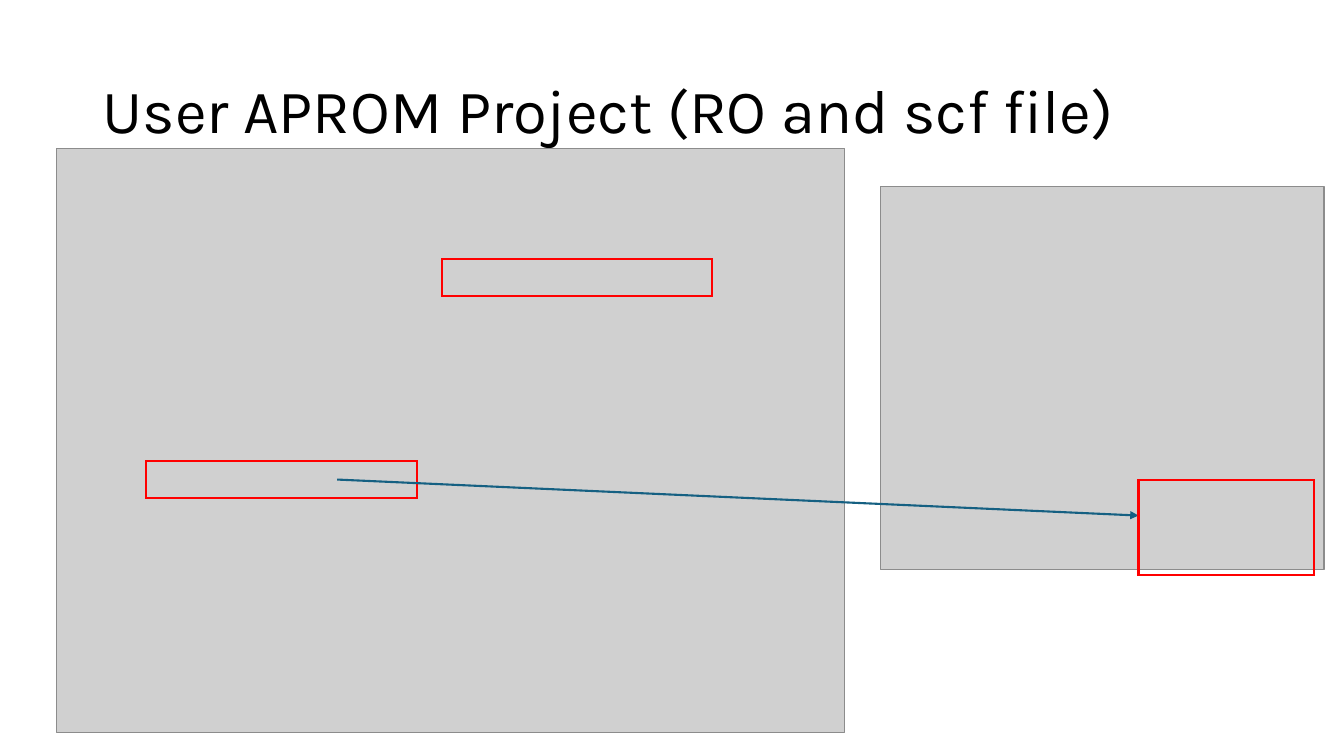
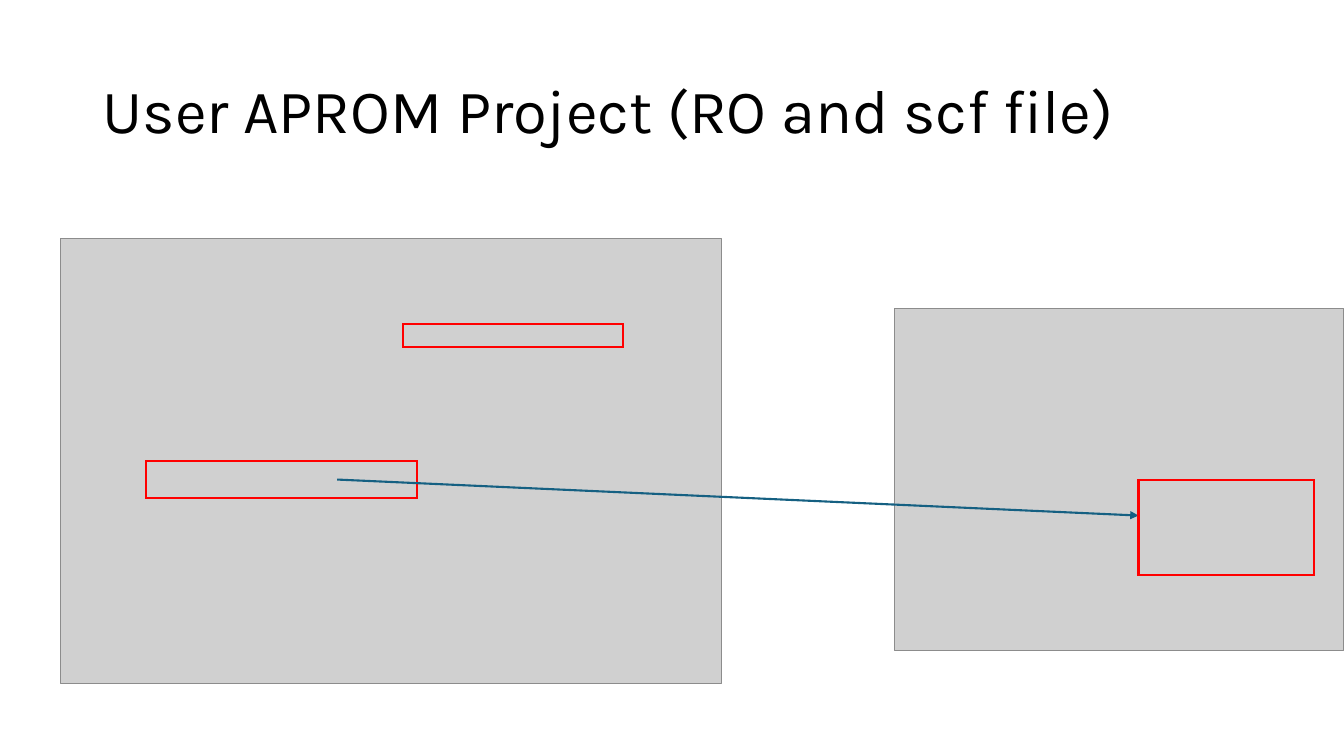
Before and after one commit to Jen-Chih-Liu/m2u51_aes_xom_boot, a slide deck: slide 7 of m2u54 aes boot.pptx. Drawn at 1344x756 pixels with LibreOffice and Linux fonts; fonts in the diff are those of the drawing; grey boxes stand for pictures. Boxes give left, top, right and bottom in pixels: in the first picture for what was removed or moved away, otherwise in the second. Text is boxed around its words. In the diff, an @@ line names an element or a change of style, - is before the commit and + after.

Commit message:
updated user aprom offset 0x4000

```diff
--- a/m2u54 aes boot.pptx
+++ b/m2u54 aes boot.pptx
@@ picture: place and size @@
-picture at (56,148,845,732)
+picture at (60,239,721,685)
@@ rectangle: place and size @@
-rectangle at (442,259,712,295)
+rectangle at (403,324,623,347)
@@ picture: place and size @@
-picture at (881,187,1325,570)
+picture at (894,309,1344,651)
```
Also in this commit, not shown: 2 other slides changed, 19 other files.
